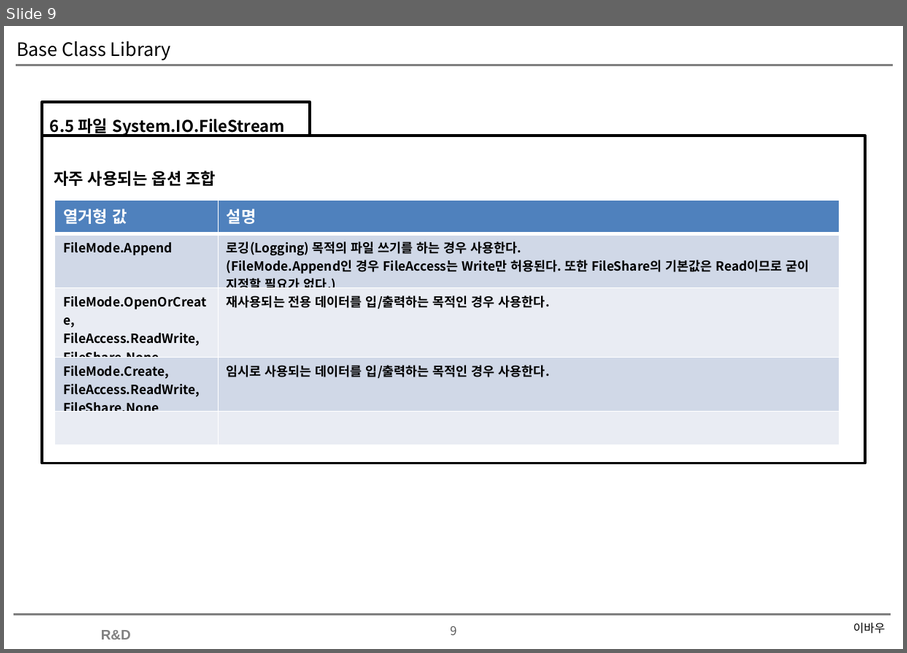
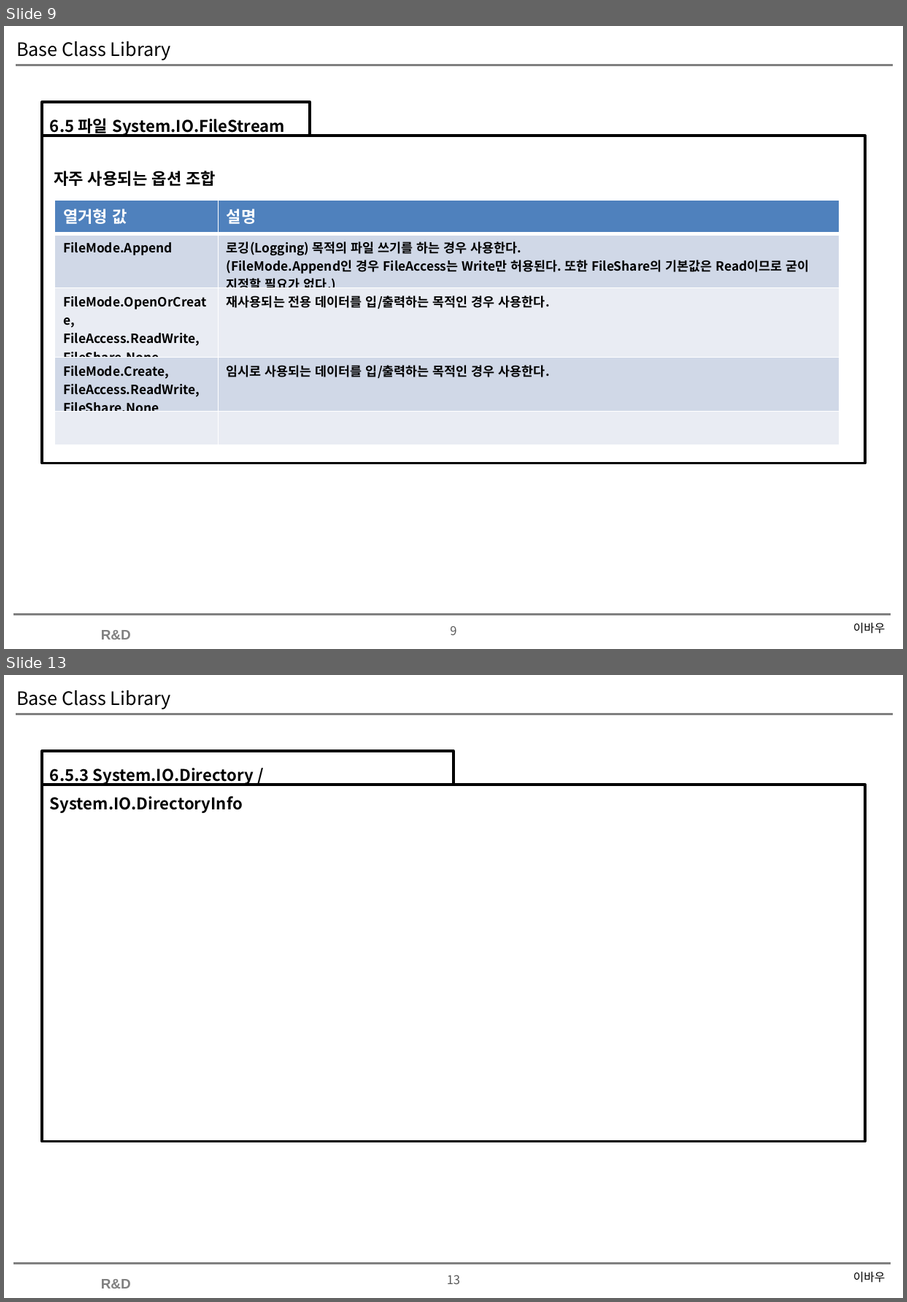
Before and after one commit to soultomind/CSharpStudy, a slide deck: CSharpStudy.Day20200704/Base Class Library.pptx. Shown one above the other, each under a label of ours: slide 9 before the commit, slides 9 and 13 after it; the slides between them are not shown. The pictures are 907x653 and 907x1302 pixels, drawn with LibreOffice and Linux fonts; fonts in the diff are those of the drawing; background and template pictures are left out. Boxes give left, top, right and bottom in pixels: in the first picture for what was removed or moved away, otherwise in the second. Text is boxed around its words. In the diff, an @@ line names an element or a change of style, - is before the commit and + after.

```diff
--- a/CSharpStudy.Day20200704/Base Class Library.pptx
+++ b/CSharpStudy.Day20200704/Base Class Library.pptx
@@ slide 13 added at (4, 675, 903, 1298), background #FFFFFF; not listed: 4 template elements that a slide beside it also shows @@
@@ title added at (16, 690, 171, 709), 16 pt, text #000000 @@
+Base Class Library
@@ rectangle added at (42, 752, 454, 785), outline #000000 2.25 pt, 14 pt, text #000000, bold @@
+6.5.3 System.IO.Directory / System.IO.DirectoryInfo
@@ rectangle added at (42, 785, 866, 1141), outline #000000 2.25 pt @@
@@ text added at (854, 1271, 885, 1282), 10 pt, text #000000 @@
+이바우
```
Also in this commit, not shown: 3 slides changed, 4 other files.
